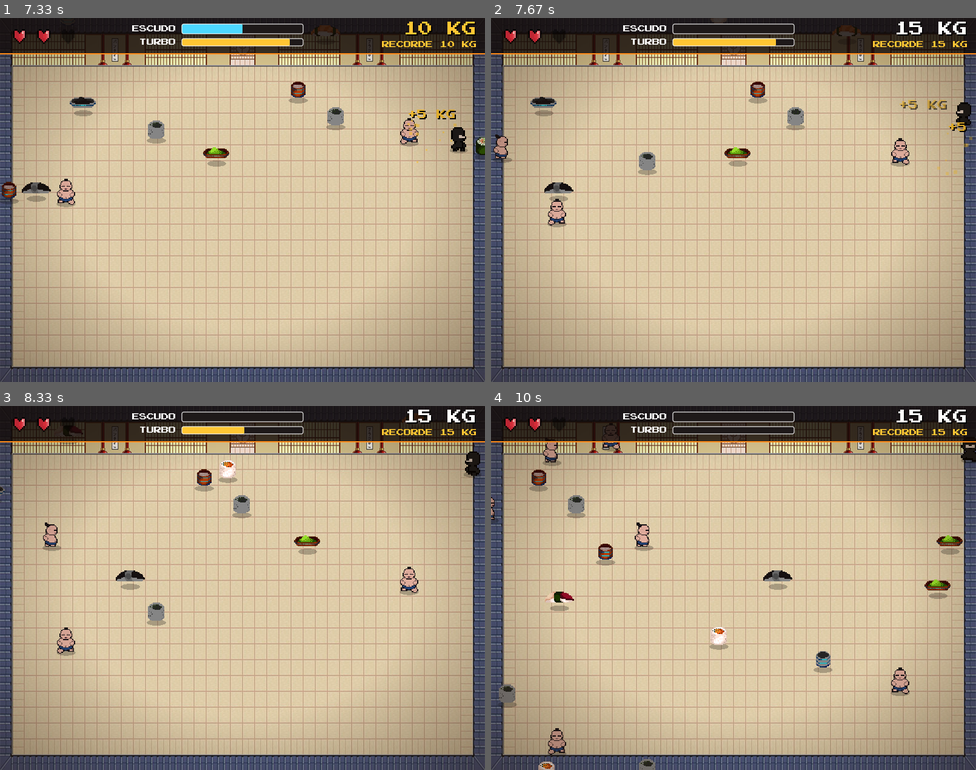
Above: before the commit, frames 1-4 (two rows, left to right).
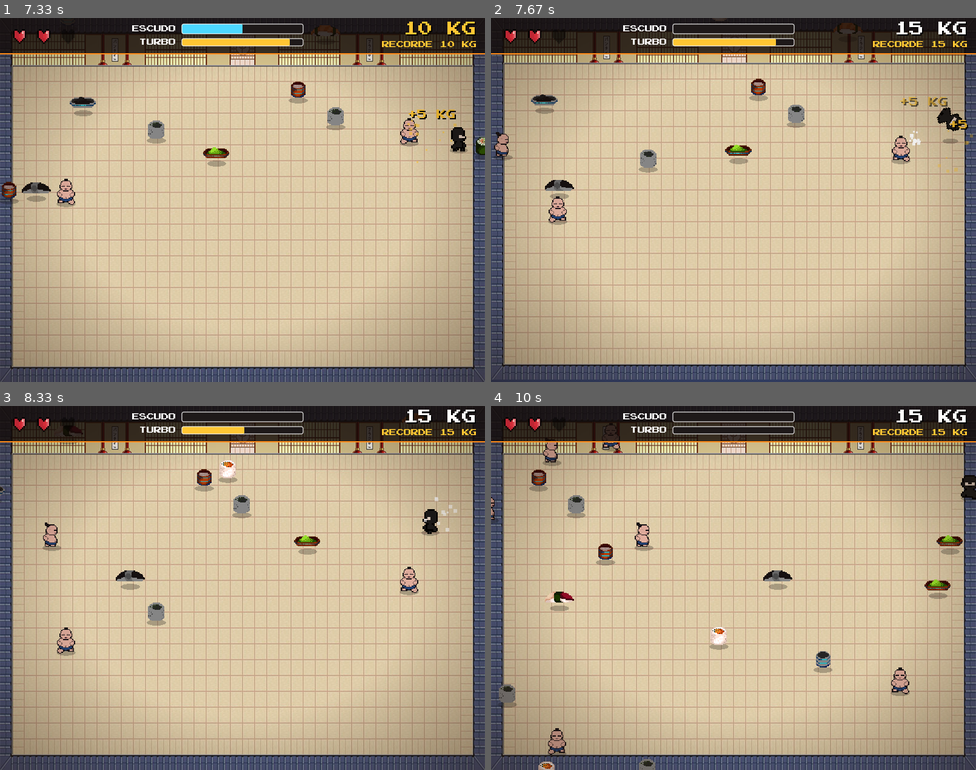
Above: after the commit, the same moments.

Repository: matheustonon1/project_game
Game: LÖVE game, started from main.lua
The game is run twice, just before and just after one commit, with the same random seed, the same clock (stepped at 60 frames per second) and the same inputs.
Inputs:
- Up to frame 1 (7.33 s): tap Enter at 0.33 s; hold Right 0.67-1.13 s; hold Up 1.17-1.47 s; hold Right 1.5-1.97 s; hold Left 2-2.53 s; hold Down 2.57-2.87 s; hold P 2.9-3.3 s; hold Left 2.9-3.3 s; tap P at 3.33 s; hold Left 3.67-4.07 s; hold Up 4.1-4.47 s; hold Right 4.5-5.13 s; hold Down 5.17-5.53 s; hold Left 5.57-6.03 s; hold Right 6.07-6.53 s; hold Up 6.57-6.87 s; hold Right from 6.9 s (still down)
- Up to frame 2 (7.67 s): release Right at 7.37 s; hold Left from 7.4 s (still down)
- Up to frame 3 (8.33 s): release Left at 7.93 s; hold Down 7.97-8.27 s; hold Left from 8.3 s (still down)
- Up to frame 4 (10 s): release Left at 8.7 s; hold Up 8.73-9.1 s; hold Right 9.13-9.77 s; hold Down from 9.8 s (still down)

Frame 1 is identical in both runs. In frame 2, 22% of the frame differs, in the area x 0-100%, y 0-100%; in frame 3, 0.4%; in frame 4, 0.3%.

Commit message:
feat: troca o empurrão dos lutadores por uma animação de arremesso
O ninja era teletransportado em um único quadro. Agora ele sobe girando,
desliza até parar, quica nas paredes e cai com poeira. Enquanto está no ar,
não responde aos comandos e os lutadores não o atingem de novo.

Co-Authored-By: Claude Opus 5.5 <noreply@anthropic.com>

Diff:
--- a/enemy.lua
+++ b/enemy.lua
@@ -95,9 +95,7 @@
     end
 
     local nx, ny = dx / distance, dy / distance
-    local knockbackStrength = 13000
-    player.x = player.x + nx * knockbackStrength * love.timer.getDelta()
-    player.y = player.y + ny * knockbackStrength * love.timer.getDelta()
+    player:knockback(nx, ny)
 end
 
 return Enemy
--- a/fx.lua
+++ b/fx.lua
@@ -41,8 +41,12 @@
     table.insert(texts, { x = x, y = y, text = text, color = color, life = 0.8 })
 end
 
+function Fx.shake()
+    shakeTimer = SHAKE_DURATION
+end
+
 function Fx.damage()
-    shakeTimer = SHAKE_DURATION
+    Fx.shake()
     flashTimer = FLASH_DURATION
 end
 
--- a/main.lua
+++ b/main.lua
@@ -32,6 +32,7 @@
 local CYAN = { 0.3, 0.85, 1 }
 local RED = { 1, 0.3, 0.25 }
 local GREY = { 0.6, 0.6, 0.6 }
+local DUST = { 1, 1, 1 }
 
 function saveHighScore(score)
     love.filesystem.write("highscore.txt", tostring(score))
@@ -150,6 +151,11 @@
 
     Fx.update(dt)
     player:update(dt, buffTimer > 0)
+
+    if player.landed then
+        player.landed = false
+        Fx.burst(player.x, player.y + 16, DUST, 10)
+    end
 
     spawnInterval = math.max(0.15, 0.4 - score * 0.002)
     spawnTimer = spawnTimer + dt
@@ -234,8 +240,10 @@
         local enemy = enemies[i]
         enemy:update(dt)
 
-        if enemy:collidesWith(player) then
+        if not player:isFlying() and enemy:collidesWith(player) then
             enemy:pushPlayer(player)
+            Fx.shake()
+            Fx.burst(player.x, player.y, DUST, 18)
             if goodFoodMeter > 0 then
                 goodFoodMeter = 0
             else
--- a/player.lua
+++ b/player.lua
@@ -1,5 +1,12 @@
 local Player = {}
 Player.__index = Player
+
+local KNOCK_DURATION = 0.55
+local KNOCK_SPEED = 1320
+local KNOCK_FRICTION = 6
+local KNOCK_HEIGHT = 60
+local KNOCK_SPINS = 2
+local SQUASH_DURATION = 0.15
 
 function Player.new(x, y)
     local self = setmetatable({}, Player)
@@ -23,6 +30,14 @@
     self.blinkTimer = 0
     self.visible = true
 
+    -- Arremesso ao colidir com um lutador
+    self.knockTimer = 0
+    self.knockVX = 0
+    self.knockVY = 0
+    self.knockSpin = 1
+    self.squashTimer = 0
+    self.landed = false
+
     local spriteWidth, spriteHeight = 16, 16
     for i = 0, 9 do
         self.quads[i] = love.graphics.newQuad(i * spriteWidth, 0, spriteWidth, spriteHeight, self.spriteSheet:getDimensions())
@@ -36,7 +51,12 @@
     local moveSpeed = self.speed * buffMultiplier / (self.size / 30)
     local moving = false
 
-    if love.keyboard.isDown("up") then
+    self.squashTimer = math.max(0, self.squashTimer - dt)
+
+    if self:isFlying() then
+        self:updateKnockback(dt)
+        self.direction = "idle"
+    elseif love.keyboard.isDown("up") then
         self.y = self.y - moveSpeed * dt
         self.direction = "up"
         moving = true
@@ -108,17 +128,62 @@
 
 end
 
+function Player:isFlying()
+    return self.knockTimer > 0
+end
+
+function Player:knockback(nx, ny)
+    self.knockTimer = KNOCK_DURATION
+    self.knockVX = nx * KNOCK_SPEED
+    self.knockVY = ny * KNOCK_SPEED
+    self.knockSpin = nx < 0 and -1 or 1
+end
+
+function Player:updateKnockback(dt)
+    self.knockTimer = self.knockTimer - dt
+    self.x = self.x + self.knockVX * dt
+    self.y = self.y + self.knockVY * dt
+
+    local friction = math.exp(-KNOCK_FRICTION * dt)
+    self.knockVX = self.knockVX * friction
+    self.knockVY = self.knockVY * friction
+
+    -- Quica nas paredes em vez de parar seco
+    if self.x < self.size / 2 or self.x > 800 - self.size / 2 then
+        self.knockVX = -self.knockVX * 0.6
+    end
+    if self.y < self.size / 2 or self.y > 600 - self.size / 2 then
+        self.knockVY = -self.knockVY * 0.6
+    end
+
+    if self.knockTimer <= 0 then
+        self.knockTimer = 0
+        self.squashTimer = SQUASH_DURATION
+        self.landed = true
+    end
+end
+
 function Player:draw()
     local scale = 1.5 + self.spritesize
-
+    local lift, angle = 0, 0
+
+    if self:isFlying() then
+        local progress = 1 - self.knockTimer / KNOCK_DURATION
+        lift = math.sin(progress * math.pi) * KNOCK_HEIGHT
+        angle = (1 - (1 - progress) ^ 2) * KNOCK_SPINS * math.pi * 2 * self.knockSpin
+    end
+
+    local shadowSize = 1 - lift / KNOCK_HEIGHT * 0.5
     love.graphics.setColor(0, 0, 0, 0.25)
-    love.graphics.ellipse("fill", self.x, self.y + 8 * scale - 2, 6 * scale, 2 * scale)
+    love.graphics.ellipse("fill", self.x, self.y + 8 * scale - 2, 6 * scale * shadowSize, 2 * scale * shadowSize)
     love.graphics.setColor(1, 1, 1)
 
     if not self.visible then return end -- Só desenha se estiver visível
 
     self.spriteSheet:setFilter("nearest", "nearest")
-    local flip = self.facingLeft and -scale or scale
+    -- Achata um pouco ao tocar o chão
+    local squash = 1 + 0.3 * (self.squashTimer / SQUASH_DURATION)
+    local flip = (self.facingLeft and -scale or scale) * squash
     local offsetX = self.facingLeft and 16 or 0
 
     if self.invulnerable then
@@ -131,10 +196,10 @@
         self.spriteSheet,
         self.quads[self.currentFrame],
         self.x,
-        self.y,
-        0,
+        self.y - lift,
+        angle,
         flip,
-        scale,
+        scale / squash,
         8,
         8
     )
